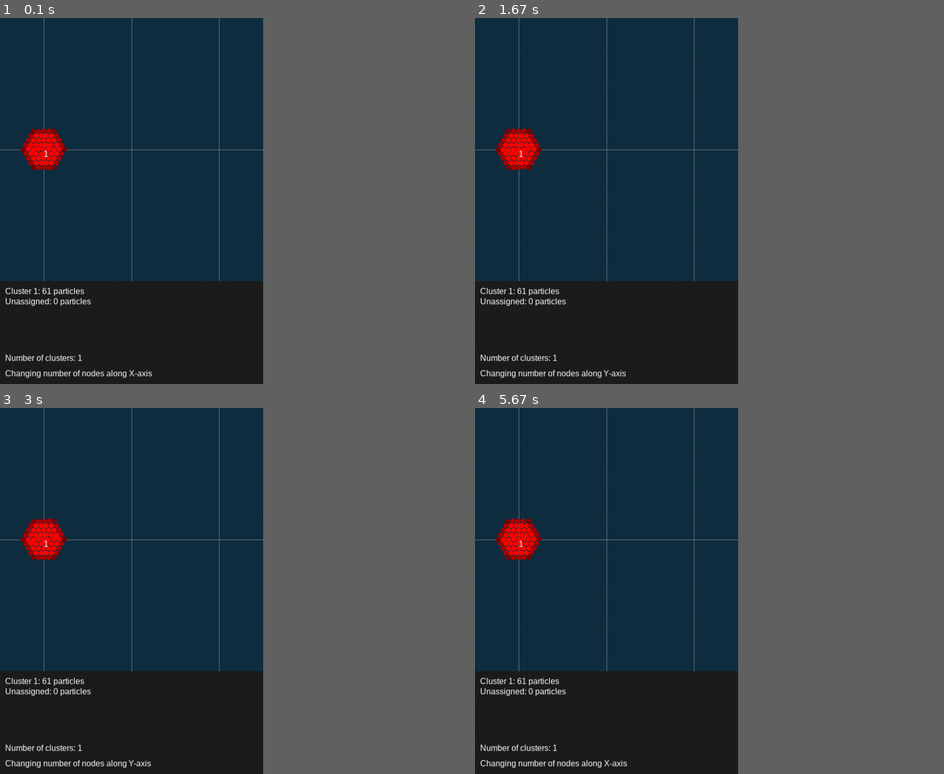
Above: before the commit, frames 1-4 (two rows, left to right).
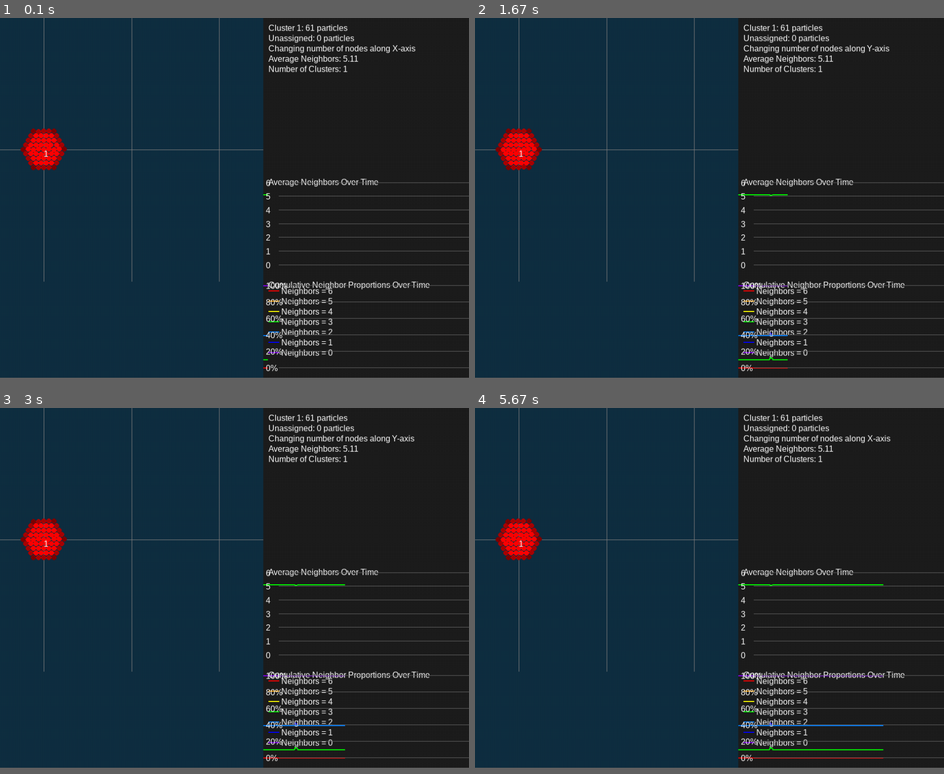
Above: after the commit, the same moments.

Repository: xabackus/AcousticPersonal
Game: pygame game, started from PyGame_Acoustics_2D_cluster_manipulation.py
Same seed, same stepped clock (60 frames per second), same inputs: the game is played once before the commit and once after it.
Inputs:
- Up to frame 1 (0.1 s): no input
- Up to frame 2 (1.67 s): tap Y at 0.33 s; tap Space at 0.67, 1.07, 1.37, 1.57 s
- Up to frame 3 (3 s): tap Space at 1.9, 2.2, 2.4, 2.7, 2.97 s
- Up to frame 4 (5.67 s): tap Space at 3.3, 3.6, 3.73, 4.13, 4.43, 4.8, 5.2, 5.5 s; tap X at 3.38, 4.88 s
In our replay, the window is 505x702 before the commit and 900x690 after it. These sizes can differ from the game's own. Grey fills any space a smaller window leaves; there, only what the larger window draws over its background counts as a difference.

The runs differ from the first frame. In frame 1, 18% of the frame differs, in the area x 0-100%, y 0-99%; in frame 2, 18%; in frame 3, 18%; in frame 4, 19%.

Commit message:
Update PyGame_Acoustics_2D_cluster_manipulation.py

Diff:
--- a/PyGame_Acoustics_2D_cluster_manipulation.py
+++ b/PyGame_Acoustics_2D_cluster_manipulation.py
@@ -1,30 +1,37 @@
 import numpy as np
 import pygame
 import sys
-import math
-import matplotlib.pyplot as plt
 
 # Constants and Initialization
 PI = 3.1415926
-res = 512
-dashboard_height = 200  # Height for the dashboard area
+res = 512  # Simulation area size (512x512 pixels)
+dashboard_width = 400  # Width for each dashboard area
+
+# Define dashboard heights
+text_dashboard_height = 300  # Height for the text dashboard
+average_graph_height = 200    # Height for the average neighbors graph
+cumulative_graph_height = 200 # Height for the cumulative neighbor proportions graph
+
+# Calculate window dimensions
+window_width = res + dashboard_width
+window_height = max(res, text_dashboard_height + average_graph_height + cumulative_graph_height)
 
 # Pygame Initialization
 pygame.init()
-window = pygame.display.set_mode((res, res + dashboard_height))
-pygame.display.set_caption("Bulk Acoustic 2D Simulation with Dashboard")
+window = pygame.display.set_mode((window_width, window_height))
+pygame.display.set_caption("Bulk Acoustic 2D Simulation with Dashboards")
 clock = pygame.time.Clock()
 
 # Simulation Parameters
 paused = False
-N = 61  # number of particles
-particle_m_max = 5.0  # mass
-nest_size = 0.6  # nest size
-particle_radius_max = 10.0 / float(res)  # particle radius for rendering (~0.0195)
-init_vel = 100  # initial velocity
-
-h = 1e-5  # time step
-substepping = 3  # the number of sub-iterations within a time step
+N = 61  # Number of particles
+particle_m_max = 5.0  # Mass
+nest_size = 0.6  # Nest size
+particle_radius_max = 10.0 / float(res)  # Particle radius for rendering (~0.0195)
+init_vel = 100  # Initial velocity
+
+h = 1e-5  # Time step
+substepping = 3  # Number of sub-iterations within a time step
 
 # Fields
 pos = np.zeros((N, 2), dtype=np.float32)
@@ -38,7 +45,7 @@
 particle_color = np.zeros((N, 3), dtype=np.float32)
 
 # Acoustic properties
-po = 10e6  # acoustic pressure
+po = 10e6  # Acoustic pressure
 
 ax = np.array([1.0])
 ay = np.array([1.0])
@@ -289,82 +296,6 @@
     counts = neighbor_counts_field.copy()
     for i in range(7):
         neighbor_count_over_time[i].append(counts[i])
-
-# Plotting functions
-c = 0  # Initialize counter for plot filenames
-
-def plot_average_neighbors_over_time():
-    global c
-    plt.figure(figsize=(10, 6))
-    plt.plot(average_neighbors_over_time, label="Average Neighbors Over Time", color="blue", linewidth=2)
-
-    # Add vertical lines at key_press_time_steps
-    for idx, step in enumerate(key_press_time_steps):
-        plt.axvline(x=step, color='red', linestyle='--', linewidth=1, label='Key Press' if idx == 0 else "")
-
-    plt.xlabel("Time Step")
-    plt.ylabel("Average Number of Neighbors")
-    plt.title("Average Neighbors Over Time")
-    plt.legend()
-    plt.grid(True)
-    plt.savefig(f"average_neighbors_{c}.png")
-    plt.show()
-    c += 1
-
-def plot_neighbor_distribution_over_time():
-    global c
-    plt.figure(figsize=(10, 6))
-
-    # Number of neighbor categories
-    max_neighbors = 6
-
-    # Convert the neighbor_count_over_time to a numpy array for easier manipulation
-    neighbor_counts_array = np.array([neighbor_count_over_time[i] for i in range(max_neighbors + 1)])
-
-    # Compute cumulative counts along the time axis (axis=0)
-    cumulative_counts = np.cumsum(neighbor_counts_array, axis=0)
-
-    # Plot each cumulative count
-    for i in range(max_neighbors + 1):
-        plt.plot(cumulative_counts[i], label=f"Up to {i} neighbors", linewidth=2)
-
-    # Add vertical lines at key_press_time_steps
-    for idx, step in enumerate(key_press_time_steps):
-        plt.axvline(x=step, color='red', linestyle='--', linewidth=1, label='Key Press' if idx == 0 else "")
-
-    plt.xlabel("Time Step")
-    plt.ylabel("Number of Particles")
-    plt.title("Cumulative Neighbor Distribution Over Time")
-    plt.legend()
-    plt.grid(True)
-    plt.savefig(f"cumulative_neighbor_distribution_{c}.png")
-    plt.show()
-    c += 1
-
-def plot_radial_distribution():
-    global c
-    positions = pos.copy()
-    rs = np.linspace(0, np.sqrt(2), 500)
-    gs = np.zeros_like(rs)
-    mid = np.mean(positions, axis=0)
-
-    plt.figure(figsize=(10, 6))
-    for j in range(N):
-        distance = np.linalg.norm(positions[j] - mid)
-        for i, r in enumerate(rs):
-            if particle_radius[j] == 0:
-                continue  # Avoid division by zero
-            contribution = np.sqrt(max(0., 1. - ((distance - r) ** 2) / (particle_radius[j] ** 2)))
-            gs[i] += contribution
-
-    plt.plot(rs, gs, label="Radial Distribution Function", color="black", linewidth=2, linestyle="--")
-    plt.xlabel("Distance from Center")
-    plt.ylabel("Radial Distribution")
-    plt.legend()
-    plt.grid(True)
-    plt.savefig(f"radial_distribution_{c}.png")
-    plt.show()
-    c += 1
 
 # Initialize the simulation
 initialize_cluster()
@@ -402,6 +333,24 @@
 # Font for text
 pygame.font.init()
 font = pygame.font.SysFont('Arial', 16)
+
+# Define dashboard areas
+text_area_rect = pygame.Rect(res, 0, dashboard_width, text_dashboard_height)
+average_graph_rect = pygame.Rect(res, text_dashboard_height, dashboard_width, average_graph_height)
+cumulative_graph_rect = pygame.Rect(res, text_dashboard_height + average_graph_height, dashboard_width, cumulative_graph_height)
+
+# Colors for neighbor counts in cumulative graph
+neighbor_colors = [
+    (255, 0, 0),    # Red for 0 neighbors
+    (255, 165, 0),  # Orange for 1 neighbor
+    (255, 255, 0),  # Yellow for 2 neighbors
+    (0, 255, 0),    # Green for 3 neighbors
+    (0, 127, 255),  # Light blue for 4 neighbors
+    (0, 0, 255),    # Blue for 5 neighbors
+    (139, 0, 255),  # Purple for 6 neighbors
+]
+
+neighbor_labels = ["6", "5", "4", "3", "2", "1", "0"]
 
 # Main simulation loop
 d = 1.5 * particle_radius_max  # Set the distance threshold for clustering
@@ -431,10 +380,6 @@
             elif event.key == pygame.K_y:
                 xchanging = False
                 message = "Changing number of nodes along Y-axis"
-            elif event.key == pygame.K_g:
-                plot_radial_distribution()
-                plot_average_neighbors_over_time()
-                plot_neighbor_distribution_over_time()
 
     if not paused:
         for _ in range(substepping):
@@ -500,32 +445,139 @@
         radius = int(max(particle_radius[i] * res, 2))  # Minimum radius of 2 pixels for visibility
         pygame.draw.circle(window, color, screen_pos, radius)
 
-    # Draw dashboard background
-    dashboard_rect = pygame.Rect(0, res, res, dashboard_height)
-    pygame.draw.rect(window, (30, 30, 30), dashboard_rect)  # Dark gray background for dashboard
-
-    # Display cluster information on dashboard
-    start_x = 10
-    start_y = res + 10  # Starting y position for dashboard text
+    # Draw Text Dashboard
+    pygame.draw.rect(window, (30, 30, 30), text_area_rect)  # Background for text area
+
+    # Display cluster information
+    start_x = text_area_rect.left + 10
+    start_y = text_area_rect.top + 10  # Starting y position for text
     spacing = 20  # Spacing between lines
 
     # Render cluster information
+    y_pos = start_y
     for cluster_idx in range(total_clusters):
         cluster_text = f"Cluster {cluster_idx + 1}: {counts[cluster_idx]} particles"
-        y_pos = start_y + cluster_idx * spacing
-        if y_pos + spacing > res + dashboard_height:
+        if y_pos + spacing > text_area_rect.bottom:
             break
         text_surface = font.render(cluster_text, True, (255, 255, 255))
         window.blit(text_surface, (start_x, y_pos))
+        y_pos += spacing
 
     # Display unassigned particles
-    cluster_text = f"Unassigned: {counts[total_clusters]} particles"
-    y_pos = start_y + total_clusters * spacing
-    if y_pos + spacing <= res + dashboard_height:
+    if y_pos + spacing <= text_area_rect.bottom:
+        cluster_text = f"Unassigned: {counts[total_clusters]} particles"
         text_surface = font.render(cluster_text, True, (255, 255, 255))
         window.blit(text_surface, (start_x, y_pos))
-
-    # Add numbering labels to clusters
+        y_pos += spacing
+
+    # Display messages
+    if y_pos + spacing <= text_area_rect.bottom:
+        message_surface = font.render(message, True, (255, 255, 255))
+        window.blit(message_surface, (start_x, y_pos))
+        y_pos += spacing
+
+    # Display average neighbors
+    if y_pos + spacing <= text_area_rect.bottom:
+        avg_neighbors = average_neighbors_over_time[-1] if average_neighbors_over_time else 0
+        avg_neighbors_surface = font.render(f"Average Neighbors: {avg_neighbors:.2f}", True, (255, 255, 255))
+        window.blit(avg_neighbors_surface, (start_x, y_pos))
+        y_pos += spacing
+
+    # Display number of clusters
+    if y_pos + spacing <= text_area_rect.bottom:
+        num_clusters_surface = font.render(f"Number of Clusters: {total_clusters}", True, (255, 255, 255))
+        window.blit(num_clusters_surface, (start_x, y_pos))
+        y_pos += spacing
+
+    # Draw Average Neighbors Over Time Graph
+    pygame.draw.rect(window, (30, 30, 30), average_graph_rect)  # Background for graph area
+    data = average_neighbors_over_time
+    data_length = len(data)
+    max_data_points = average_graph_rect.width  # Number of pixels in x-direction
+
+    if data_length > max_data_points:
+        data_to_plot = data[-max_data_points:]
+    else:
+        data_to_plot = data
+
+    x_scale = average_graph_rect.width / max_data_points
+    y_min = 0
+    y_max = 6
+    y_range = y_max - y_min
+    y_scale = (average_graph_rect.height - 40) / y_range  # Leave space for labels
+
+    points = []
+
+    for i, value in enumerate(data_to_plot):
+        x = average_graph_rect.left + i * x_scale
+        y = average_graph_rect.bottom - 20 - (value - y_min) * y_scale
+        points.append((x, y))
+
+    if len(points) >= 2:
+        pygame.draw.lines(window, (0, 255, 0), False, points, 2)  # Green line
+
+    # Draw labels and axes for average neighbors graph
+    text_surface = font.render("Average Neighbors Over Time", True, (255, 255, 255))
+    window.blit(text_surface, (average_graph_rect.left + 10, average_graph_rect.top + 10))
+
+    # Draw y-axis labels
+    for i in range(int(y_min), int(y_max) + 1):
+        y = average_graph_rect.bottom - 20 - (i - y_min) * y_scale
+        label_surface = font.render(str(i), True, (255, 255, 255))
+        window.blit(label_surface, (average_graph_rect.left + 5, y - 8))
+        pygame.draw.line(window, (100, 100, 100), (average_graph_rect.left + 30, y), (average_graph_rect.right, y), 1)
+
+    # Draw Cumulative Neighbor Proportions Graph
+    pygame.draw.rect(window, (30, 30, 30), cumulative_graph_rect)  # Background for graph area
+    neighbor_counts_array = np.array([neighbor_count_over_time[i] for i in range(7)])
+    data_length = neighbor_counts_array.shape[1]
+
+    max_data_points = cumulative_graph_rect.width  # Number of pixels in x-direction
+
+    if data_length > max_data_points:
+        neighbor_counts_array = neighbor_counts_array[:, -max_data_points:]
+        data_length = max_data_points
+
+    cumulative_counts_array = np.cumsum(neighbor_counts_array, axis=0)
+    cumulative_proportions_array = cumulative_counts_array / N  # Convert to proportions
+
+    x_scale = cumulative_graph_rect.width / max_data_points
+    y_scale = (cumulative_graph_rect.height - 40)  # Leave space for labels
+
+    # Draw cumulative proportions for each neighbor count
+    for neighbor in range(6, -1, -1):  # Draw from 6 to 0 neighbors
+        data = cumulative_proportions_array[neighbor]
+        points = []
+        for i, value in enumerate(data):
+            x = cumulative_graph_rect.left + i * x_scale
+            y = cumulative_graph_rect.bottom - 20 - value * y_scale
+            points.append((x, y))
+        if len(points) >= 2:
+            pygame.draw.lines(window, neighbor_colors[neighbor], False, points, 2)
+
+    # Draw labels and axes for cumulative neighbor proportions graph
+    text_surface = font.render("Cumulative Neighbor Proportions Over Time", True, (255, 255, 255))
+    window.blit(text_surface, (cumulative_graph_rect.left + 10, cumulative_graph_rect.top + 10))
+
+    # Draw legend for cumulative graph
+    legend_y = cumulative_graph_rect.top + 30
+    legend_x = cumulative_graph_rect.left + 10
+    for neighbor in range(7):
+        color = neighbor_colors[neighbor]
+        label = neighbor_labels[neighbor]
+        pygame.draw.line(window, color, (legend_x, legend_y), (legend_x + 20, legend_y), 2)
+        label_surface = font.render(f"Neighbors = {label}", True, (255, 255, 255))
+        window.blit(label_surface, (legend_x + 25, legend_y - 8))
+        legend_y += 20
+
+    # Draw y-axis labels (0% to 100%) for cumulative graph
+    for i in range(0, 101, 20):
+        y = cumulative_graph_rect.bottom - 20 - (i / 100) * y_scale
+        label_surface = font.render(f"{i}%", True, (255, 255, 255))
+        window.blit(label_surface, (cumulative_graph_rect.left + 5, y - 8))
+        pygame.draw.line(window, (100, 100, 100), (cumulative_graph_rect.left + 30, y), (cumulative_graph_rect.right, y), 1)
+
+    # Draw numbering labels to clusters on the simulation area
     pos_np = pos.copy()
     for cluster_idx in range(total_clusters):
         indices = np.where(assignments == cluster_idx)[0]
@@ -537,13 +589,6 @@
             screen_pos = (int(centroid[0] * res), int(centroid[1] * res))
             window.blit(text_surface, screen_pos)
 
-    # Display messages on dashboard
-    message_surface = font.render(message, True, (255, 255, 255))
-    window.blit(message_surface, (start_x, res + dashboard_height - 30))  # Positioned at the bottom of dashboard
-
-    number_of_clusters_surface = font.render(f"Number of clusters: {total_clusters}", True, (255, 255, 255))
-    window.blit(number_of_clusters_surface, (start_x, res + dashboard_height - 60))  # Positioned above the message
-
     pygame.display.flip()
     clock.tick(30)  # Limit to 30 FPS
 
